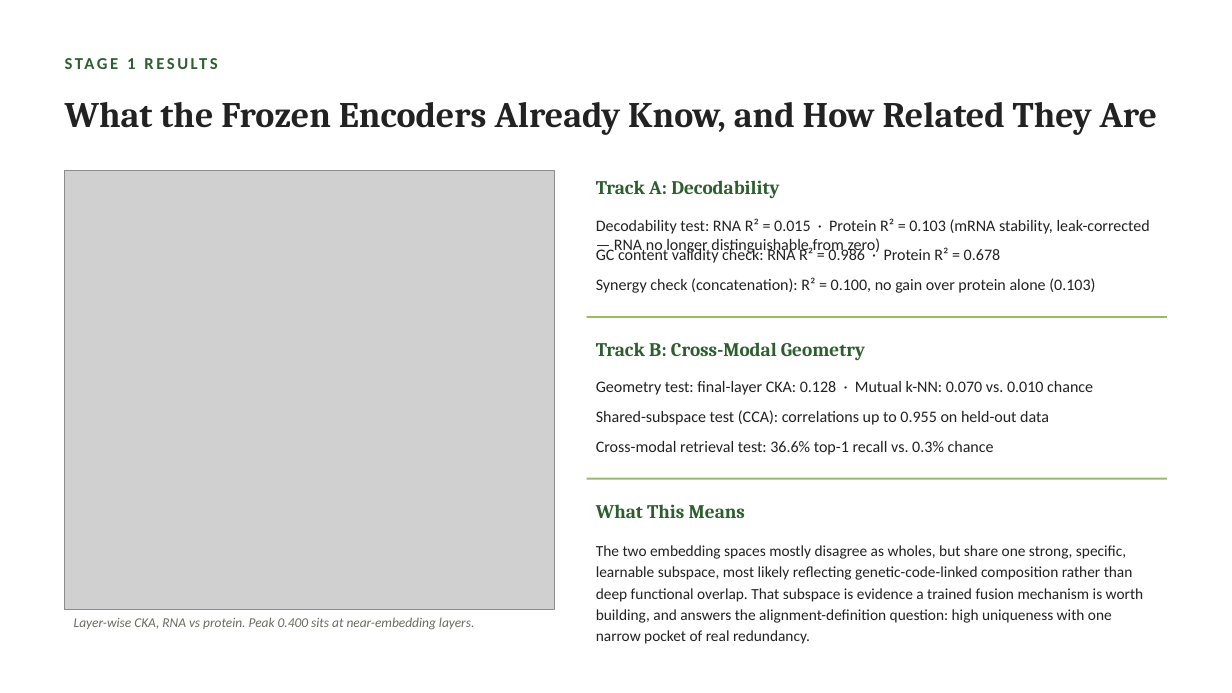
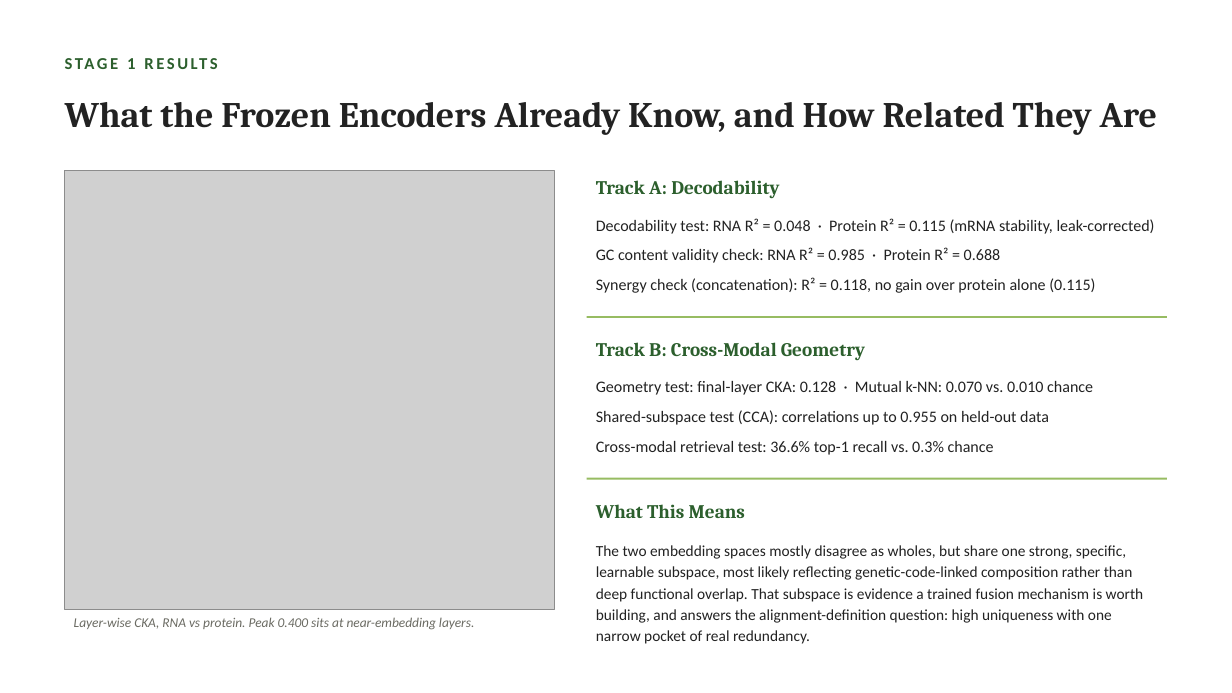
Before and after one commit to jtmckinley4/RNA-Protein-Multimodal-Fusion, a slide deck: slide 3 of Notes/Mina_Meeting_Slides_2026-09-23.pptx. Drawn at 1232x693 pixels with LibreOffice and Linux fonts; fonts in the diff are those of the drawing; grey boxes stand for pictures. Boxes give left, top, right and bottom in pixels: in the first picture for what was removed or moved away, otherwise in the second. Text is boxed around its words. In the diff, an @@ line names an element or a change of style, - is before the commit and + after.

```diff
--- a/Notes/Mina_Meeting_Slides_2026-09-23.pptx
+++ b/Notes/Mina_Meeting_Slides_2026-09-23.pptx
@@ text at box(596, 218, 1155, 234): text changed @@
-Decodability test: RNA R² = 0.015 · Protein R² = 0.103 (mRNA stability, leak-corrected — RNA no longer distinguishable from zero)
+Decodability test: RNA R² = 0.048 · Protein R² = 0.115 (mRNA stability, leak-corrected)
@@ text at box(596, 248, 1001, 263): text changed @@
-GC content validity check: RNA R² = 0.986 · Protein R² = 0.678
+GC content validity check: RNA R² = 0.985 · Protein R² = 0.688
@@ text at box(596, 277, 1095, 293): text changed @@
-Synergy check (concatenation): R² = 0.100, no gain over protein alone (0.103)
+Synergy check (concatenation): R² = 0.118, no gain over protein alone (0.115)
```
Also in this commit, not shown: 1 other slide changed.
